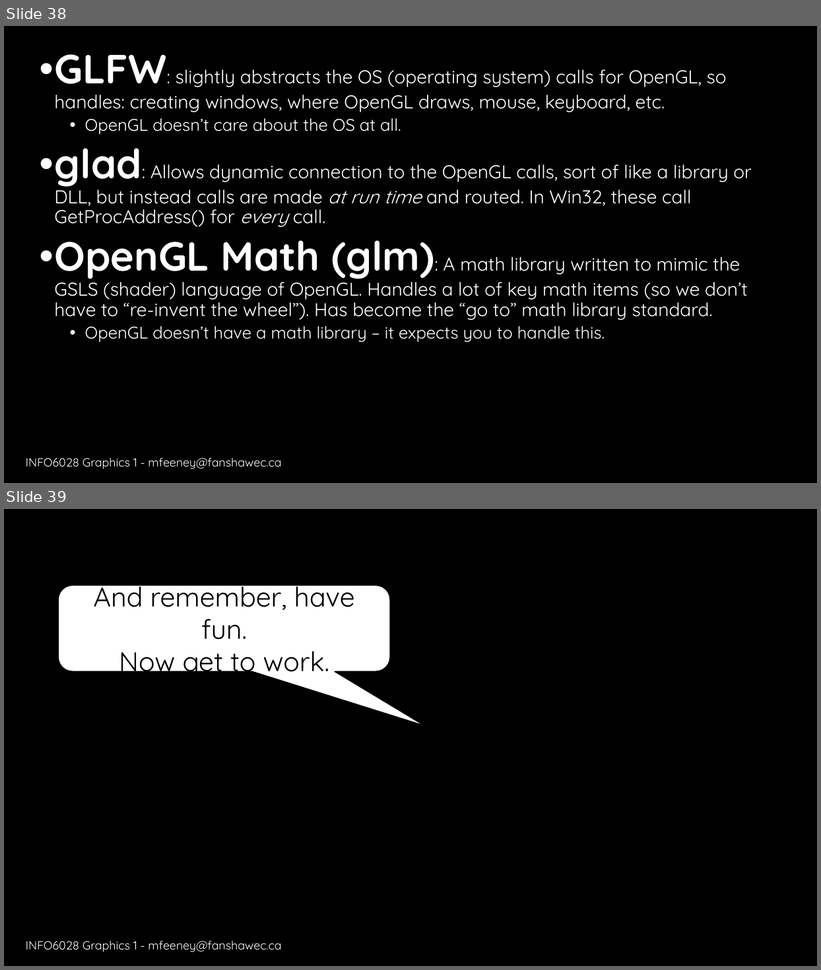
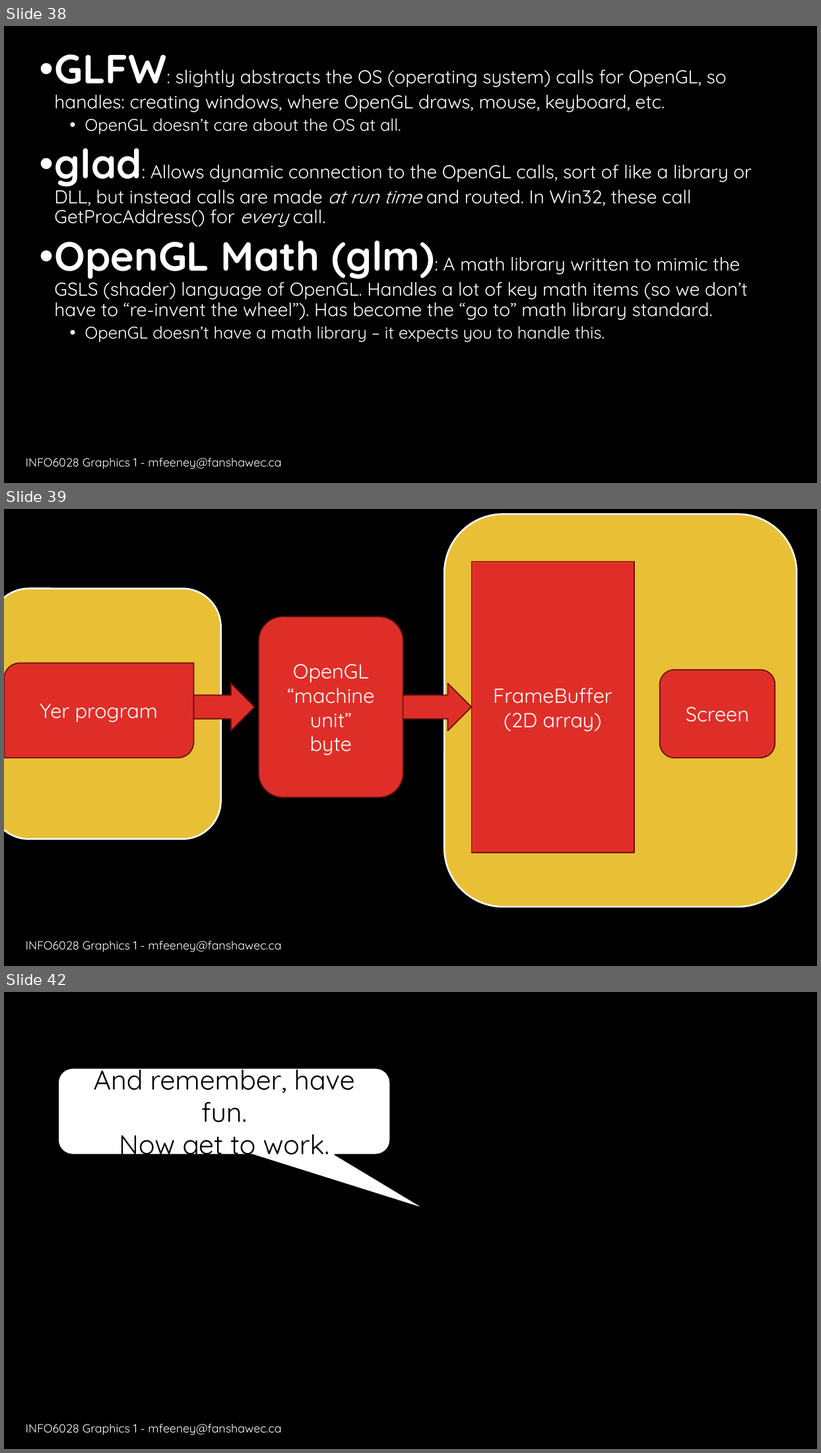
Before and after one commit to yellowflash07/GDP202324, a slide deck: 6028_Graph_1/D2D/W01/INFO6028_Graphics_1_F23_W01D01_Course_Intro.pptx. Shown one above the other, each under a label of ours: slides 38 and 39 before the commit, slides 38, 39 and 42 after it; the slides between them are not shown. The pictures are 821x970 and 821x1453 pixels, drawn with LibreOffice and Linux fonts; fonts in the diff are those of the drawing; background and template pictures are left out. Boxes give left, top, right and bottom in pixels: in the first picture for what was removed or moved away, otherwise in the second. Text is boxed around its words. In the diff, an @@ line names an element or a change of style, - is before the commit and + after.

```diff
--- a/6028_Graph_1/D2D/W01/INFO6028_Graphics_1_F23_W01D01_Course_Intro.pptx
+++ b/6028_Graph_1/D2D/W01/INFO6028_Graphics_1_F23_W01D01_Course_Intro.pptx
@@ slide 39 added at bbox=[4, 509, 817, 966], background #000000; not listed: 1 template element that a slide beside it also shows @@
@@ rounded rectangle added at bbox=[445, 514, 797, 906], fill #E9BF35, outline #FFFFFF 1.5 pt @@
@@ rectangle added at bbox=[471, 562, 634, 853], fill #DF2E28, outline #621412 1 pt, 18 pt, text #FFFFFF @@
+FrameBuffer
+(2D array)
@@ rounded rectangle added at bbox=[4, 589, 220, 839], fill #E9BF35, outline #FFFFFF 1.5 pt @@
@@ rounded rectangle added at bbox=[259, 617, 403, 797], fill #DF2E28, outline #621412 1 pt, 18 pt, text #FFFFFF @@
+OpenGL
+“machine unit”
+byte
@@ round diag rect added at bbox=[4, 663, 193, 758], fill #DF2E28, outline #621412 1 pt, 18 pt, text #FFFFFF @@
+Yer program
@@ right arrow added at bbox=[193, 684, 254, 731], fill #DF2E28, outline #621412 1 pt @@
@@ right arrow added at bbox=[403, 684, 471, 731], fill #DF2E28, outline #621412 1 pt @@
@@ rounded rectangle added at bbox=[660, 670, 776, 758], fill #DF2E28, outline #621412 1 pt, 18 pt, text #FFFFFF @@
+Screen
@@ what was slide 39 is now slide 42 @@
```
Also in this commit, not shown: 2 other slides added, 7 other files.
